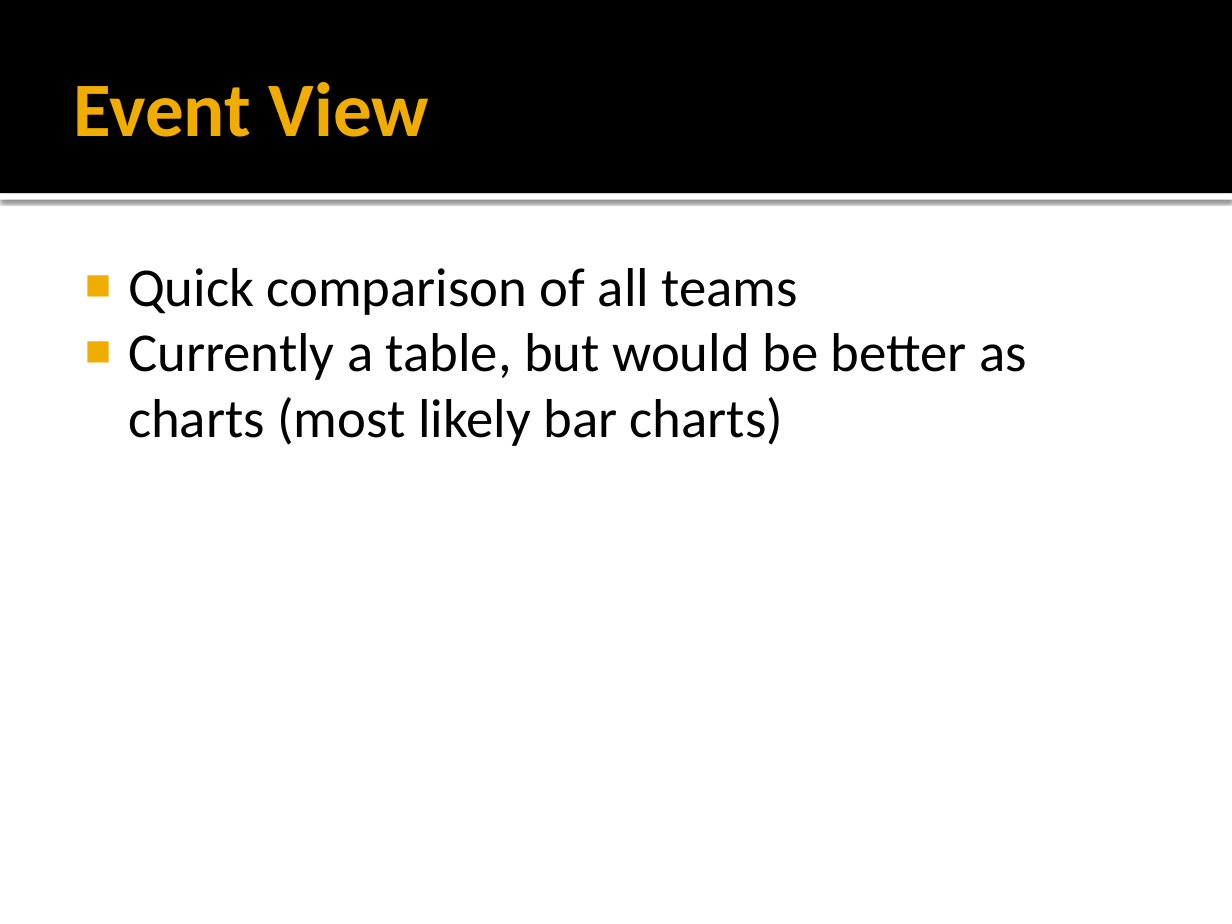
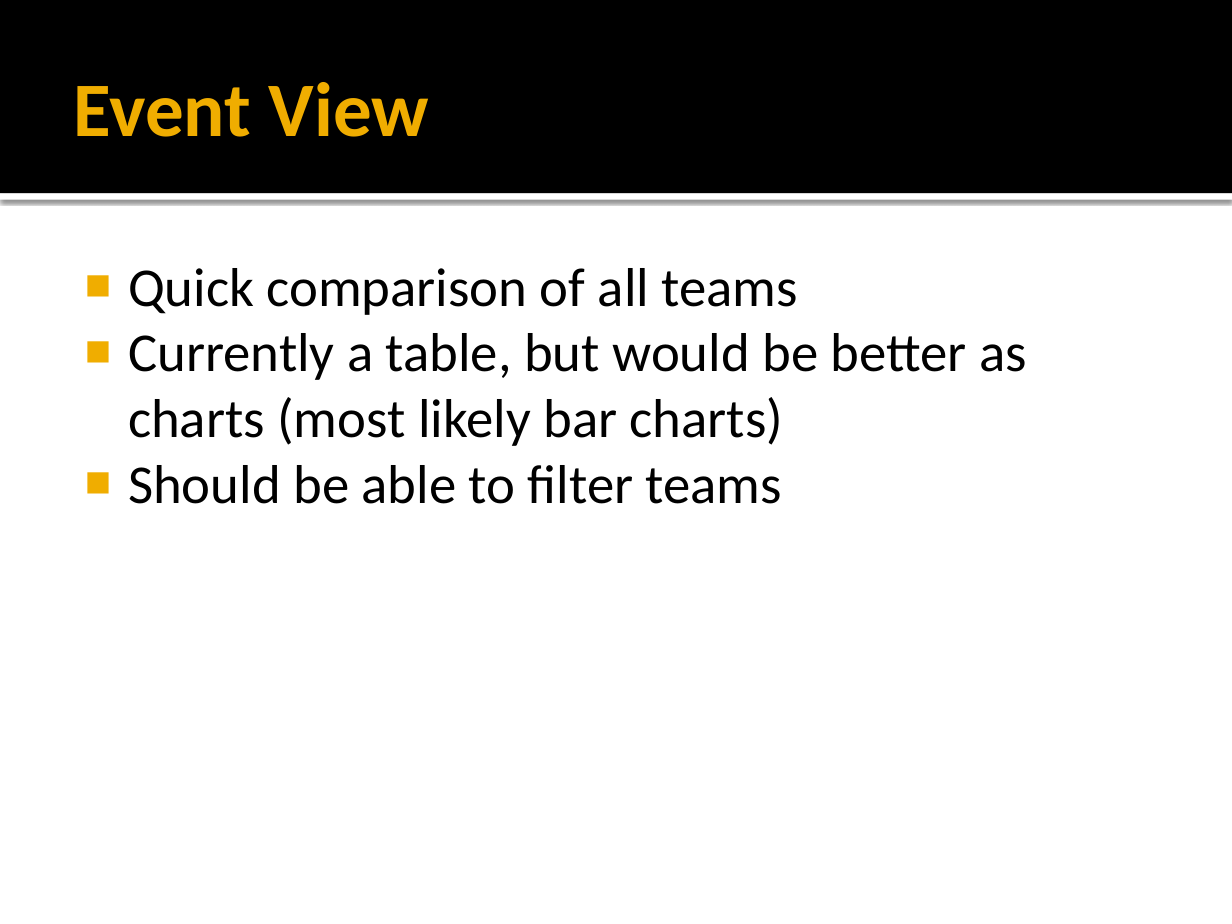
Before and after one commit to HVA-FRC-3824/AndroidLearning, a slide deck: slide 16 of Presentation.pptx (slide 12 before the commit). Drawn at 1232x924 pixels with LibreOffice and Linux fonts; fonts in the diff are those of the drawing. Boxes give left, top, right and bottom in pixels: in the first picture for what was removed or moved away, otherwise in the second. Text is boxed around its words. In the diff, an @@ line names an element or a change of style, - is before the commit and + after.

```diff
--- a/Presentation.pptx
+++ b/Presentation.pptx
@@ text at <box>128,465,782,504</box>: paragraph added @@
+■ Should be able to filter teams
```
Also in this commit, not shown: 3 other slides changed, 6 slides added, 1 slide removed, 9 other files.
